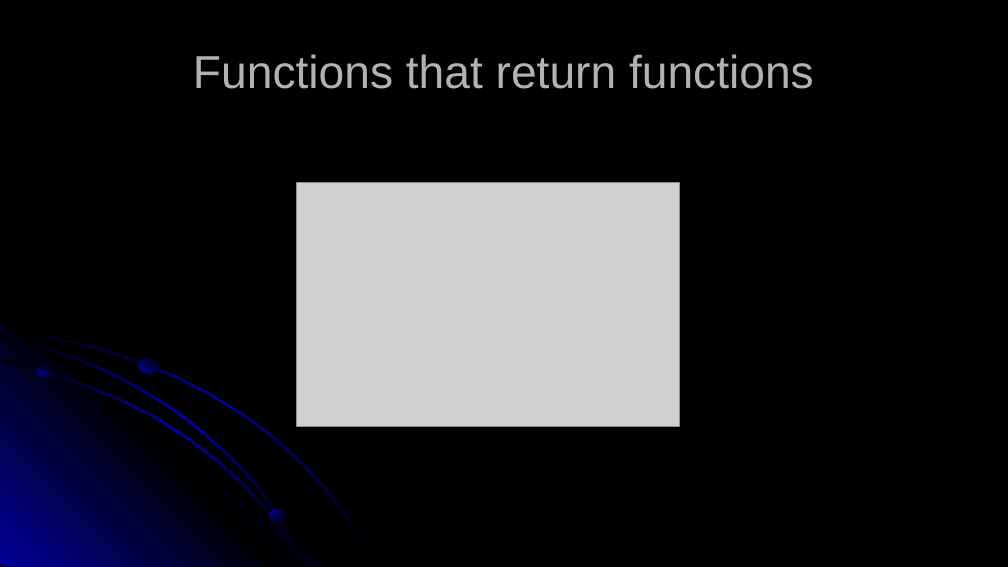
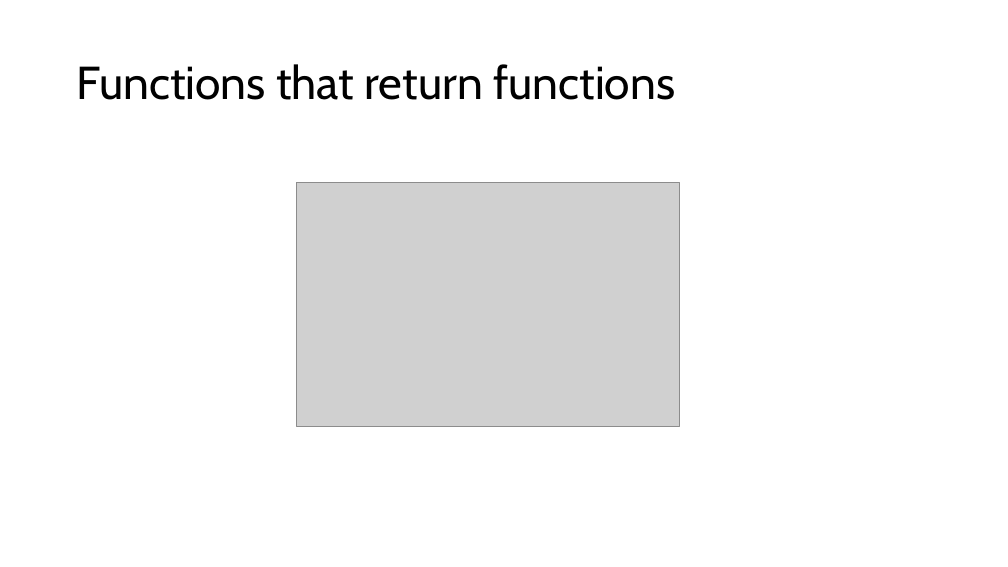
Before and after one commit to RHIT-CSSE/csse304, a slide deck: slide 3 of ClassMaterials/OOP/09-OOP-202120.pptx. Drawn at 1008x567 pixels with LibreOffice and Linux fonts; fonts in the diff are those of the drawing; grey boxes stand for pictures. Boxes give left, top, right and bottom in pixels: in the first picture for what was removed or moved away, otherwise in the second. Text is boxed around its words. In the diff, an @@ line names an element or a change of style, - is before the commit and + after.

```diff
--- a/ClassMaterials/OOP/09-OOP-202120.pptx
+++ b/ClassMaterials/OOP/09-OOP-202120.pptx
@@ background #000000 to #FFFFFF @@
@@ title "Functions that return functions": place and size @@
-title "Functions that return functions" at box(193, 54, 814, 89)
+title "Functions that return functions" at box(77, 64, 675, 100)
@@ title "Functions that return functions" at box(77, 64, 675, 100): font Arial to Cabin, text colour #B2B2B2 to #000000; alignment centre to left; line spacing 1 to 0.9 @@
@@ group removed at box(0, 323, 375, 567): 4 freeform shapes, 3 ellipses @@
```
Also in this commit, not shown: 12 other slides changed, 2 slides removed, 3 other files.
